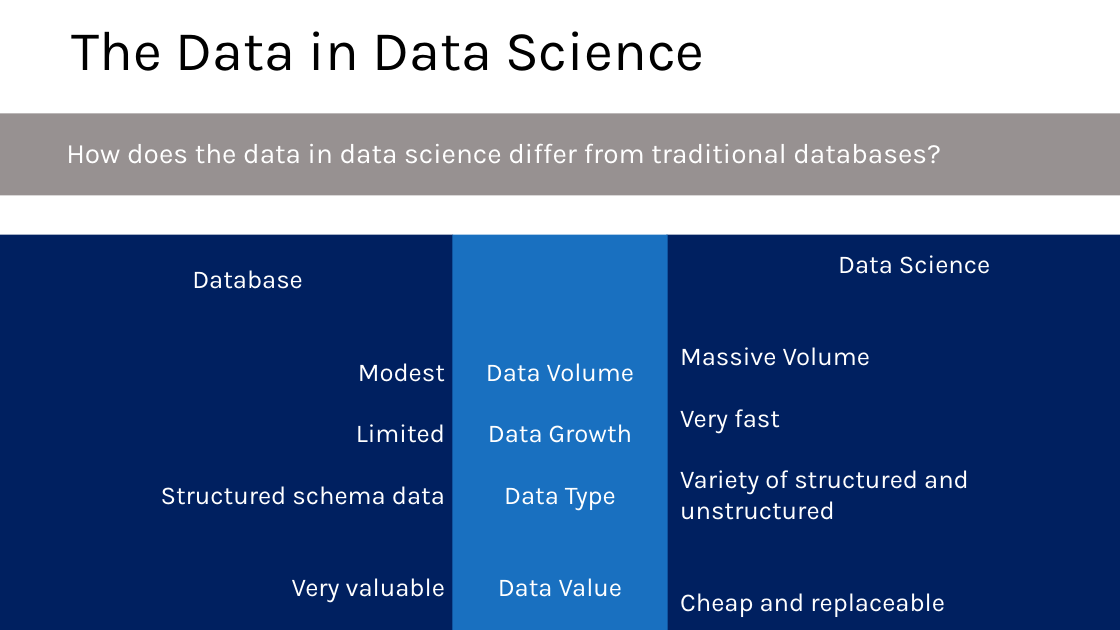
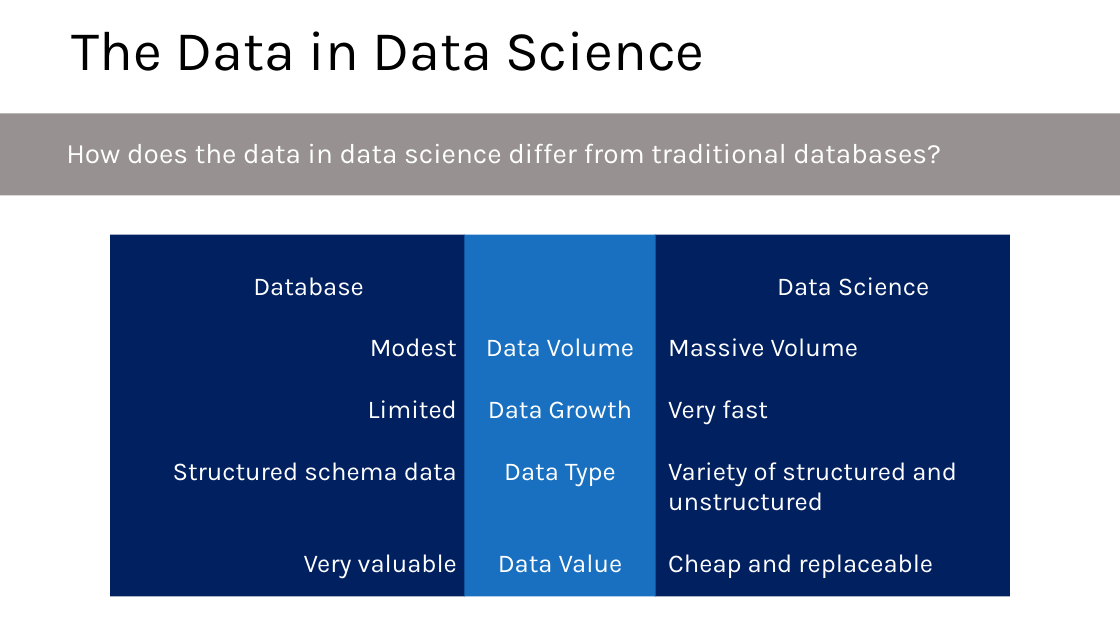
Before and after one commit to microsoft/AcademicContent, a slide deck: slide 11 of Instructor-Led/Module5/Lessons/Module5_Lesson1 Data Science and Machine Learning Overview.pptx (slide 10 before the commit). Drawn at 1120x630 pixels with LibreOffice and Linux fonts; fonts in the diff are those of the drawing. Boxes give left, top, right and bottom in pixels: in the first picture for what was removed or moved away, otherwise in the second. Text is boxed around its words. In the diff, an @@ line names an element or a change of style, - is before the commit and + after.

```diff
--- a/Instructor-Led/Module5/Lessons/Module5_Lesson1 Data Science and Machine Learning Overview.pptx
+++ b/Instructor-Led/Module5/Lessons/Module5_Lesson1 Data Science and Machine Learning Overview.pptx
@@ rectangle "Database": place and size @@
-rectangle "Database" at <box>0,234,454,630</box>
+rectangle "Database" at <box>110,234,465,597</box>
@@ rectangle "Data Volume": place and size @@
-rectangle "Data Volume" at <box>452,234,667,630</box>
+rectangle "Data Volume" at <box>465,234,656,597</box>
@@ vertical alignment middle to top in 3 elements at <box>465,234,656,597</box>, <box>110,234,465,597</box>, <box>655,234,1010,597</box> @@
@@ rectangle "Data Science": place and size @@
-rectangle "Data Science" at <box>666,234,1120,630</box>
+rectangle "Data Science" at <box>655,234,1010,597</box>
```
Also in this commit, not shown: 2 other slides changed, 4 slides added, 2 slides removed, 11 other files.
